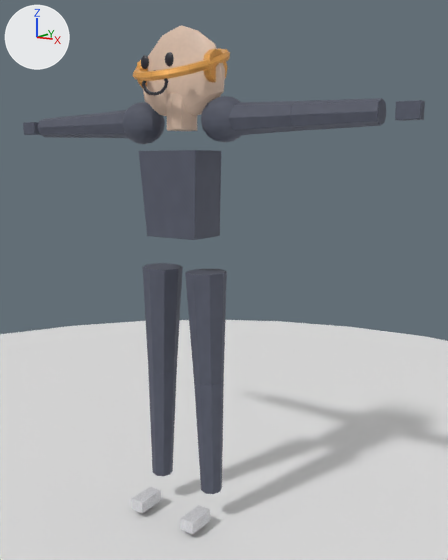
Two versions of the Blender file packages/frontend/public/models/blends/hero_dj.blend, one commit apart.
Before and after are seen from a 50 mm camera at (1.383, -1.754, 1.327) aimed at (0.12, 0.083, 0.909). The axes (+X, +Y, +Z) are drawn at upper left. The lights are the same throughout. The picture after the commit comes second.

Names of what the first picture shows: 'DJ_Mesh', 'Floor'.
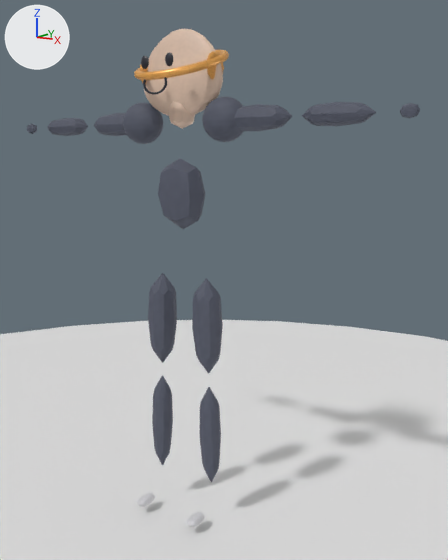
Commit message: feat(visualizer): subsurf smoothing pass on hero_dj geometry

What differs and where, as boxes (x1, y1, x2, y2) in the pictures (448 x 560 px):
'DJ_Mesh', modifiers changed
    before: (23, 26, 425, 535)
    after: (27, 29, 420, 527)

The change in detail:
Object 'DJ_Mesh' (ob_dj_mesh) gains a SUBSURF modifier named 'SoftForms'.
Modifier setting: render_levels = 1.
